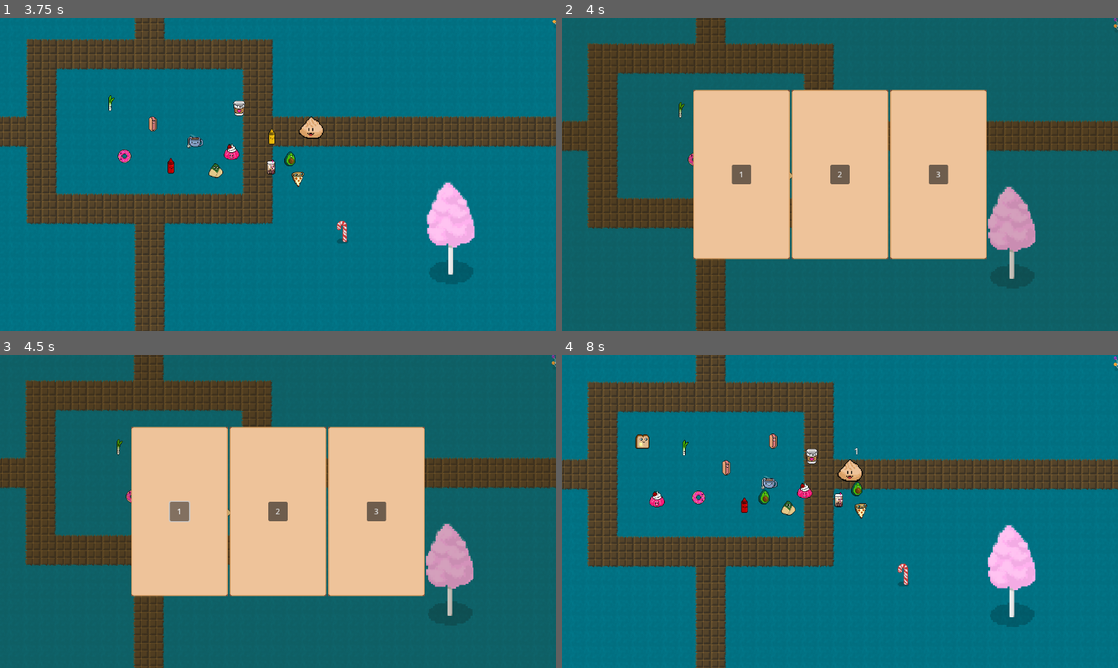
Above: before the commit, frames 1-4 (two rows, left to right).
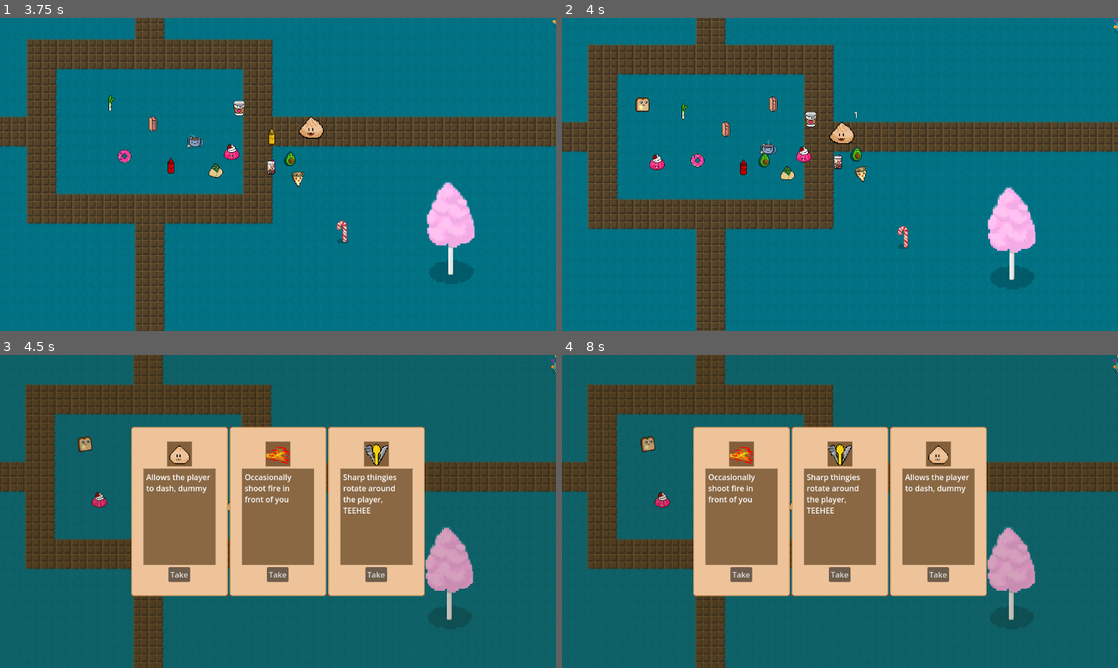
Above: after the commit, the same moments.

Repository: SteamedKoko/Gluttony
Game: Godot game, scene res://scenes/arena/arena.tscn
Same seed, same stepped clock (60 frames per second), same inputs: the game is played once before the commit and once after it.
Inputs (mouse positions are in pixels of both pictures, inside the frame that each line leads up to):
- Up to frame 1 (3.75 s): tap Enter at 0.5 s; hold F (right) 0.53-1.28 s; hold J (dash) 0.53-1.28 s; hold Down (down) 1.28-2.03 s; tap J (dash) at 1.35, 2.85 s; hold F (right) 2.03-2.78 s; hold J (dash) 2.03-2.78 s; hold Up (up) 2.78-3.53 s; hold S (left) from 3.53 s (still down); hold J (dash) from 3.53 s (still down)
- Up to frame 2 (4 s): keep holding S (left); keep holding J (dash)
- Up to frame 3 (4.5 s): release S (left) at 4.25 s; release J (dash) at 4.25 s; click (177, 511) at 4.25 s, where only the run before the commit has a clickable "1"
- Up to frame 4 (8 s): click (739, 511) at 5 s, where only the run before the commit has a clickable "4"; click (739, 574) at 5.75 s, where only the run after the commit has a clickable "Take"; click (739, 511) at 6.5 s, where only the run before the commit has a clickable "7"; click (739, 511) at 7.25 s, where only the run before the commit has a clickable "10"

Frame 1 is identical in both runs. In frame 2, 87% of the frame differs, in the area x 0-100%, y 0-100%; in frame 3, 18%; in frame 4, 86%.

Commit message:
feat: fully functional level up skill manager

Diff:
--- a/entities/monsters/base_monster.gd
+++ b/entities/monsters/base_monster.gd
@@ -9,7 +9,7 @@
 @export var acceleration: float = 300
 
 var move_speed_mult = 4
-var _exp_value: float = 100
+var _exp_value: float = 10
 
 func _physics_process(_delta: float) -> void:
 	move_monster(_delta)
--- a/globals/skill_manager.gd
+++ b/globals/skill_manager.gd
@@ -1,12 +1,11 @@
-class_name SkillManager
 extends Node2D
 
 
 enum skills {
-	AURA, #todo
+	# AURA, #todo
 	DASH,
 	FIRE,
-	GRINDER, #todo
+	# GRINDER, #todo
 	LIGHTNING,
 	SHARP_THINGIES
 }
@@ -23,25 +22,47 @@
 var active_skills = {}
 
 var ALL_SKILLS = {
-	skills.AURA: {
+	# skills.AURA: {
 		# "scene": preload()
-	},
+	# },
 	skills.DASH: {
-		"scene": preload("res://entities/skills/dash/dash.tscn")
+		"description": "Allows the player to dash, dummy",
+		"icon": preload("res://entities/skills/sprites/icons/dash_icon.png"),
+		"name": "Dash",
+		"scene": preload("res://entities/skills/dash/dash.tscn"),
 	},
 	skills.FIRE: {
-		"scene": preload("res://entities/skills/fire/fire.tscn")
+		"description": "Occasionally shoot fire in front of you",
+		"icon": preload("res://entities/skills/sprites/icons/fire_icon.png"),
+		"name": "Fire",
+		"scene": preload("res://entities/skills/fire/fire.tscn"),
 	},
-	skills.GRINDER: {
+	# skills.GRINDER: {
 		# "scene":
-	},
+	# },
 	skills.LIGHTNING: {
-		"scene": preload("res://entities/skills/lightning/lightning.tscn")
+		"description": "A flash of lightning strikes areas randomly",
+		"icon": preload("res://entities/skills/sprites/icons/lightning_icon.png"),
+		"name": "Lightning",
+		"scene": preload("res://entities/skills/lightning/lightning.tscn"),
 	},
 	skills.SHARP_THINGIES: {
+		"description": "Sharp thingies rotate around the player, TEEHEE",
+		"icon": preload("res://entities/skills/sprites/icons/sharp_thingies_icon.png"),
+		"name": "Sharp Thingies",
 		"scene": preload("res://entities/skills/sharp_thingies/sharp_thingies.tscn")
 	}
 }
+
+func get_skill(skill_enum: skills) -> Dictionary:
+	return ALL_SKILLS.get(skill_enum)
+
+
+func get_random_skills(numberToGrab: int) -> Array:
+	var randomized_array: Array = skills.keys()
+	print(randomized_array)
+	randomized_array.shuffle()
+	return randomized_array.slice(0, numberToGrab)
 
 
 func add_skill(skill_enum: skills) -> void:
--- a/ui/level_up_menu/level_up_menu.gd
+++ b/ui/level_up_menu/level_up_menu.gd
@@ -6,7 +6,6 @@
 const skill_options_to_add = 3
 var skill_options = []
 
-var ct = 1
 func _ready() -> void:
 	GameManager.player.leveled_up.connect(func (): levels_left += 1)
 	visible = false
@@ -16,19 +15,22 @@
 func opt_for_skill() -> void:
 	print('go ', levels_left)
 	get_tree().paused = true
+
+	#do this before it's visible so that it will be placed in the right spot
+	populate_random_skills()
 	self.visible = true
 
 
-	for i in range(skill_options_to_add):
-		add_random_option()
 
-	await get_tree().create_timer(1).timeout
+func finish_skill_choice(skill: GlobalSkillManager.skills) -> void:
+	print('chose skill ', skill)
 
 	self.visible = false
 	for child in %SkillOptionContainer.get_children():
 		child.call_deferred('queue_free')
 
 	levels_left = max(0, levels_left-1)
+	GlobalSkillManager.add_skill(skill)
 
 	if levels_left > 0:
 		opt_for_skill()
@@ -36,12 +38,14 @@
 
 	get_tree().paused = false
 
-func add_random_option():
-	var option: SkillOption = skill_option_resource.instantiate()
-	skill_options.append(option)
-	option.text = str(ct)
-	ct += 1
-	%SkillOptionContainer.add_child(option)
+func populate_random_skills():
+	var skills = GlobalSkillManager.get_random_skills(skill_options_to_add)
+	for skill in skills:
+		var option: SkillOption = skill_option_resource.instantiate()
+		option.skill = GlobalSkillManager.skills.get(skill)
+		option.chose_skill.connect(finish_skill_choice)
+		skill_options.append(option)
+		%SkillOptionContainer.add_child(option)
 
 
 func _process(_delta: float) -> void:
--- a/ui/level_up_menu/skill_option.gd
+++ b/ui/level_up_menu/skill_option.gd
@@ -1,8 +1,14 @@
 class_name SkillOption
 extends MarginContainer
 
-var text = ""
+var skill: GlobalSkillManager.skills
 
+signal chose_skill(skill: GlobalSkillManager.skills)
 
-func _process(_delta):
-	%Button.text = text
+func _ready() -> void:
+	print(skill)
+	var skill_info = GlobalSkillManager.get_skill(skill)
+	%SkillSprite.texture = skill_info.get("icon")
+	%SkillDescription.text = skill_info.get("description")
+	%TakeSkillButton.text = "Take"
+	%TakeSkillButton.pressed.connect(func(): chose_skill.emit(skill))
--- a/ui/level_up_menu/skill_option.tscn
+++ b/ui/level_up_menu/skill_option.tscn
@@ -29,6 +29,109 @@
 grow_horizontal = 2
 grow_vertical = 2
 
-[node name="Button" type="Button" parent="NinePatchRect/MarginContainer"]
+[node name="VBoxContainer" type="VBoxContainer" parent="NinePatchRect/MarginContainer"]
+custom_minimum_size = Vector2(100, 250)
+layout_mode = 2
+size_flags_horizontal = 4
+size_flags_vertical = 4
+
+[node name="SkillIconContainer" type="MarginContainer" parent="NinePatchRect/MarginContainer/VBoxContainer"]
+layout_mode = 2
+size_flags_horizontal = 4
+size_flags_vertical = 0
+
+[node name="ColorRect2" type="ColorRect" parent="NinePatchRect/MarginContainer/VBoxContainer/SkillIconContainer"]
+custom_minimum_size = Vector2(52, 52)
+layout_mode = 2
+size_flags_horizontal = 4
+size_flags_vertical = 4
+color = Color(0.619608, 0.509804, 0.396078, 1)
+
+[node name="ColorRect" type="ColorRect" parent="NinePatchRect/MarginContainer/VBoxContainer/SkillIconContainer/ColorRect2"]
+custom_minimum_size = Vector2(50, 50)
+layout_mode = 1
+anchors_preset = 8
+anchor_left = 0.5
+anchor_top = 0.5
+anchor_right = 0.5
+anchor_bottom = 0.5
+offset_left = -25.0
+offset_top = -25.0
+offset_right = 25.0
+offset_bottom = 25.0
+grow_horizontal = 2
+grow_vertical = 2
+color = Color(0.470588, 0.317647, 0.156863, 0.717647)
+
+[node name="MarginContainer" type="MarginContainer" parent="NinePatchRect/MarginContainer/VBoxContainer/SkillIconContainer/ColorRect2/ColorRect"]
+clip_contents = true
+custom_minimum_size = Vector2(50, 50)
+layout_mode = 1
+anchors_preset = 15
+anchor_right = 1.0
+anchor_bottom = 1.0
+grow_horizontal = 2
+grow_vertical = 2
+
+[node name="MarginContainer" type="MarginContainer" parent="NinePatchRect/MarginContainer/VBoxContainer/SkillIconContainer/ColorRect2/ColorRect/MarginContainer"]
+layout_mode = 2
+size_flags_horizontal = 4
+size_flags_vertical = 4
+
+[node name="SkillSprite" type="Sprite2D" parent="NinePatchRect/MarginContainer/VBoxContainer/SkillIconContainer/ColorRect2/ColorRect/MarginContainer/MarginContainer"]
+unique_name_in_owner = true
+scale = Vector2(1.5, 1.5)
+
+[node name="SkillIconContainer2" type="MarginContainer" parent="NinePatchRect/MarginContainer/VBoxContainer"]
+layout_mode = 2
+size_flags_horizontal = 4
+size_flags_vertical = 0
+
+[node name="ColorRect2" type="ColorRect" parent="NinePatchRect/MarginContainer/VBoxContainer/SkillIconContainer2"]
+custom_minimum_size = Vector2(150, 200)
+layout_mode = 2
+size_flags_horizontal = 4
+size_flags_vertical = 4
+color = Color(0.619608, 0.509804, 0.396078, 1)
+
+[node name="ColorRect" type="ColorRect" parent="NinePatchRect/MarginContainer/VBoxContainer/SkillIconContainer2/ColorRect2"]
+custom_minimum_size = Vector2(148, 198)
+layout_mode = 1
+anchors_preset = 8
+anchor_left = 0.5
+anchor_top = 0.5
+anchor_right = 0.5
+anchor_bottom = 0.5
+offset_left = -25.0
+offset_top = -25.0
+offset_right = 25.0
+offset_bottom = 25.0
+grow_horizontal = 2
+grow_vertical = 2
+color = Color(0.470588, 0.317647, 0.156863, 0.533333)
+
+[node name="MarginContainer" type="MarginContainer" parent="NinePatchRect/MarginContainer/VBoxContainer/SkillIconContainer2/ColorRect2/ColorRect"]
+layout_mode = 1
+anchors_preset = 15
+anchor_right = 1.0
+anchor_bottom = 1.0
+grow_horizontal = 2
+grow_vertical = 2
+theme_override_constants/margin_left = 5
+theme_override_constants/margin_top = 5
+theme_override_constants/margin_right = 5
+theme_override_constants/margin_bottom = 5
+
+[node name="SkillDescription" type="RichTextLabel" parent="NinePatchRect/MarginContainer/VBoxContainer/SkillIconContainer2/ColorRect2/ColorRect/MarginContainer"]
 unique_name_in_owner = true
 layout_mode = 2
+
+[node name="AcceptSkillContainer" type="MarginContainer" parent="NinePatchRect/MarginContainer/VBoxContainer"]
+layout_mode = 2
+size_flags_horizontal = 4
+size_flags_vertical = 4
+
+[node name="TakeSkillButton" type="Button" parent="NinePatchRect/MarginContainer/VBoxContainer/AcceptSkillContainer"]
+unique_name_in_owner = true
+layout_mode = 2
+text = "Take"
Binary file added: entities/skills/sprites/icons/dash_icon.png
Not shown, added: entities/skills/sprites/icons/dash_icon.png.import
Binary file added: entities/skills/sprites/icons/fire_icon.png
Not shown, added: entities/skills/sprites/icons/fire_icon.png.import
Binary file added: entities/skills/sprites/icons/lightning_icon.png
Not shown, added: entities/skills/sprites/icons/lightning_icon.png.import
Binary file added: entities/skills/sprites/icons/sharp_thingies_icon.png
Not shown, added: entities/skills/sprites/icons/sharp_thingies_icon.png.import
